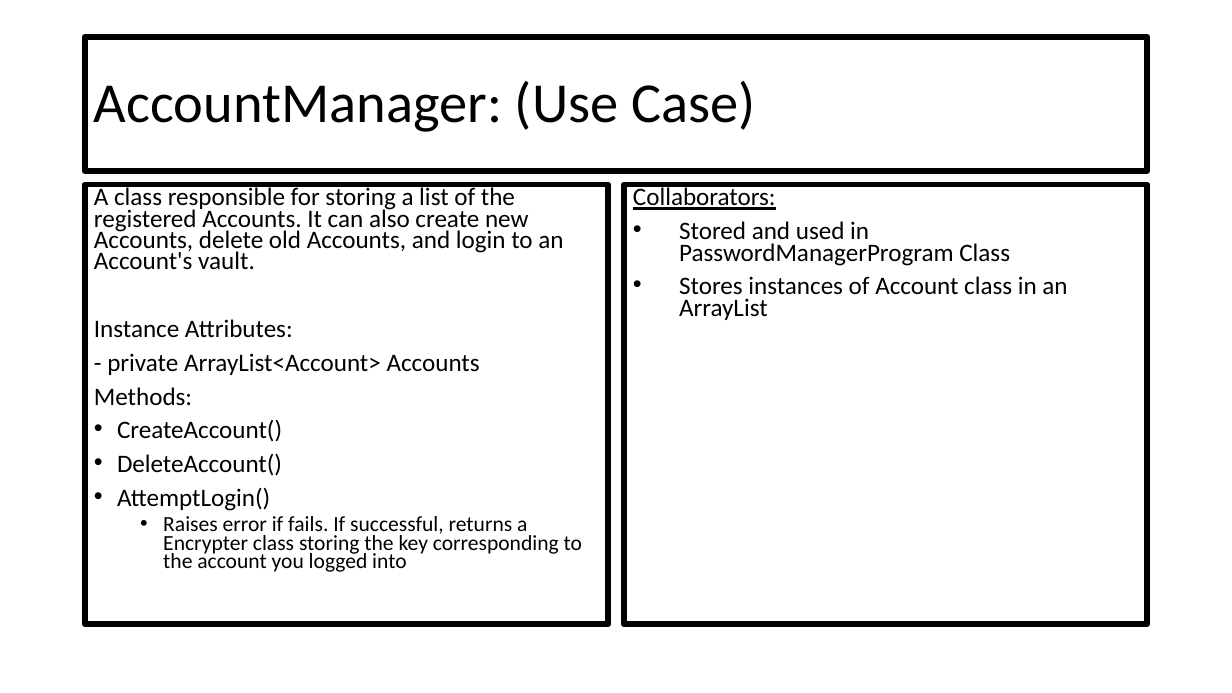
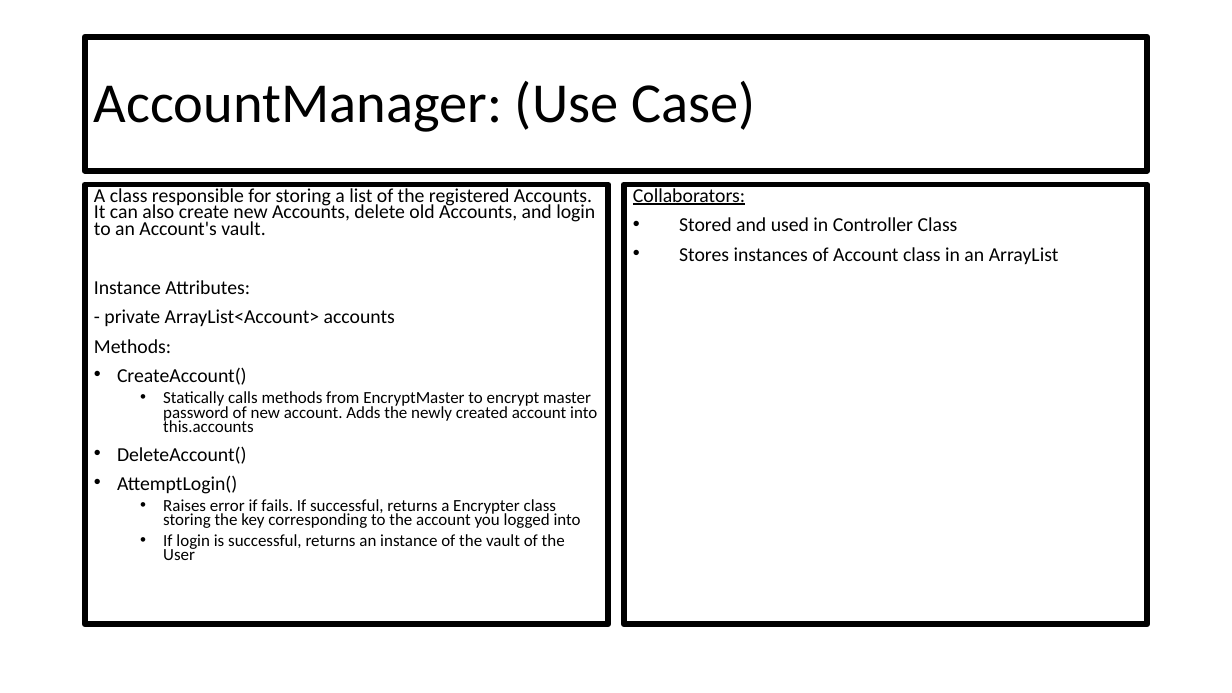
Before and after one commit to CSC207-UofT/course-project-group-020, a slide deck: slide 8 of phase0/CRC Cards.pptx (slide 4 before the commit). Drawn at 1232x693 pixels with LibreOffice and Linux fonts; fonts in the diff are those of the drawing. Boxes give left, top, right and bottom in pixels: in the first picture for what was removed or moved away, otherwise in the second. Text is boxed around its words. In the diff, an @@ line names an element or a change of style, - is before the commit and + after.

Commit message:
Reorganized CRC cards to better follow Clean architecture -- added Controller class

```diff
--- a/phase0/CRC Cards.pptx
+++ b/phase0/CRC Cards.pptx
@@ text at <box>94,186,595,528</box>: size 19.6 to 15.4 pt in "A class responsible for storing a list ...", "Instance Attributes:", "Methods:", "CreateAccount()" and 2 more places; size 16.8 to 13.2 pt in "Raises error if fails. If successful, returns ..." @@
@@ text at <box>633,186,1059,265</box>: size 19.6 to 15.4 pt in "Collaborators:", "Stores instances of Account class in an ..." @@
@@ text at <box>679,217,958,231</box>: text changed; size 19.6 to 15.4 pt @@
-• Stored and used in PasswordManagerProgram Class
+• Stored and used in Controller Class
@@ text at <box>104,309,395,327</box>: text changed; size 19.6 to 15.4 pt @@
-- private ArrayList<Account> Accounts
+- private ArrayList<Account> accounts
@@ text at <box>163,391,597,432</box>: paragraph added @@
+  • Statically calls methods from EncryptMaster to encrypt master password of new account. Adds the newly created account into this.accounts
@@ text at <box>163,534,565,560</box>: paragraph added @@
+  • If login is successful, returns an instance of the vault of the User
```
Also in this commit, not shown: 8 other slides changed, 1 slide added.
